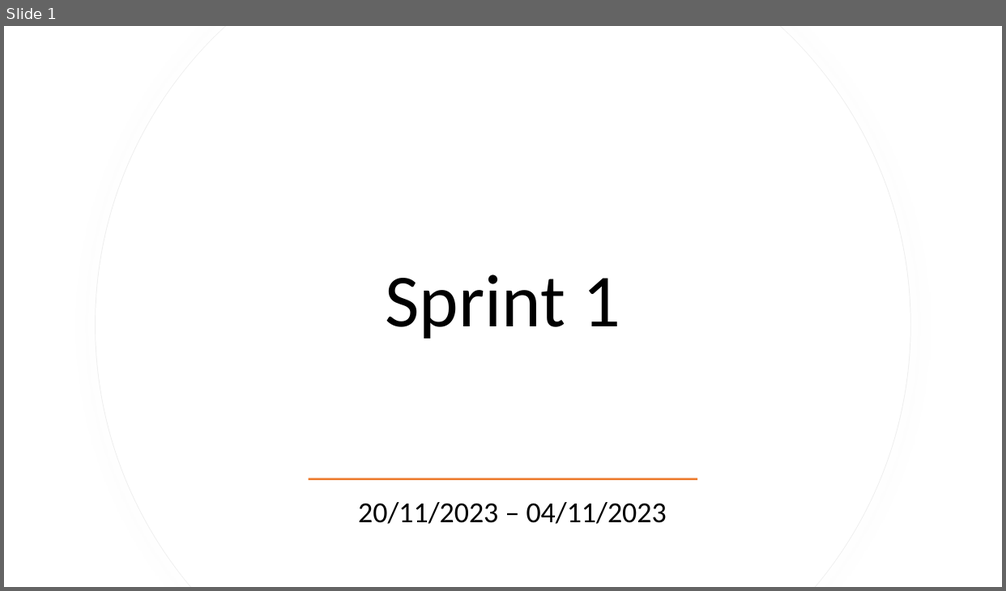
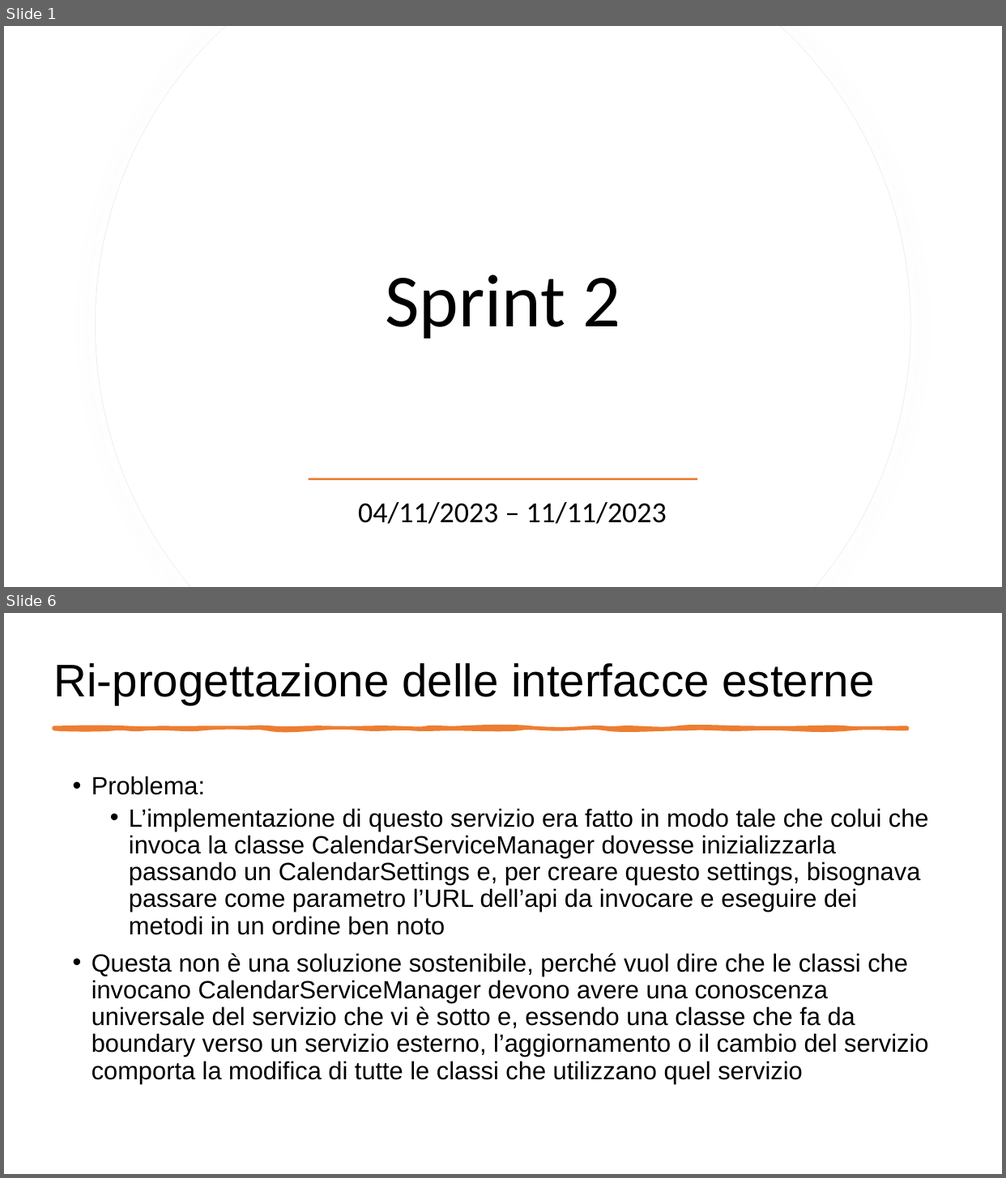
Before and after one commit to CSW-Teams/MS3-docs, a slide deck: Scrumtastic/Sprint2/Sprint2.pptx. Shown one above the other, each under a label of ours: slide 1 before the commit, slides 1 and 6 after it; the slides between them are not shown. The pictures are 1006x591 and 1006x1178 pixels, drawn with LibreOffice and Linux fonts; fonts in the diff are those of the drawing. Boxes give left, top, right and bottom in pixels: in the first picture for what was removed or moved away, otherwise in the second. Text is boxed around its words. In the diff, an @@ line names an element or a change of style, - is before the commit and + after.

Commit message:
sprint 2 powerPoint

```diff
--- a/Scrumtastic/Sprint2/Sprint2.pptx
+++ b/Scrumtastic/Sprint2/Sprint2.pptx
@@ slide 6 added at (x1=4, y1=613, x2=1002, y2=1174), background #FFFFFF @@
@@ title added at (x1=54, y1=663, x2=874, y2=705), 44 pt, text #000000 @@
+Ri-progettazione delle interfacce esterne
@@ freeform shape added at (x1=54, y1=727, x2=908, y2=729), fill #ED7D31, outline #ED7D31 3.25 pt @@
@@ text added at (x1=91, y1=776, x2=929, y2=1084), 24 pt, text #000000 @@
+• Problema:
+  • L’implementazione di questo servizio era fatto in modo tale che colui che invoca la classe CalendarServiceManager dovesse inizializzarla passando un CalendarSettings e, per creare questo settings, bisognava passare come parametro l’URL dell’api da invocare e eseguire dei metodi in un ordine ben noto
+• Questa non è una soluzione sostenibile, perché vuol dire che le classi che invocano CalendarServiceManager devono avere una conoscenza universale del servizio che vi è sotto e, essendo una classe che fa da boundary verso un servizio esterno, l’aggiornamento o il cambio del servizio comporta la modifica di tutte le classi che utilizzano quel servizio
@@ slide 1 changed as well @@
@@ title at (x1=386, y1=275, x2=620, y2=339): text changed @@
-Sprint 1
+Sprint 2
@@ subtitle at (x1=358, y1=502, x2=667, y2=524): text changed @@
-20/11/2023 – 04/11/2023
+04/11/2023 – 11/11/2023
```
Also in this commit, not shown: 2 other slides changed, 22 other slides added, 15 slides removed.
